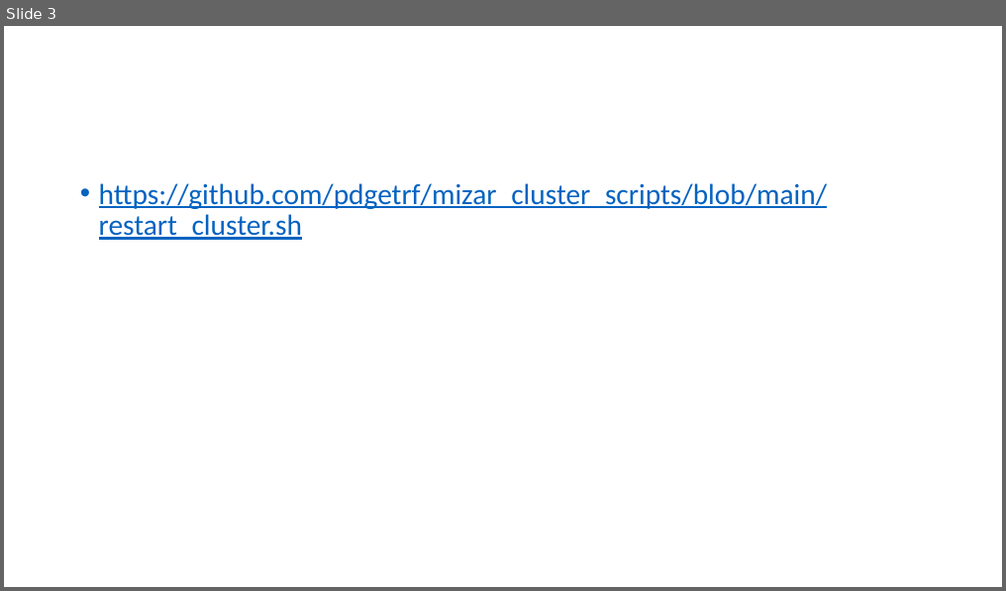
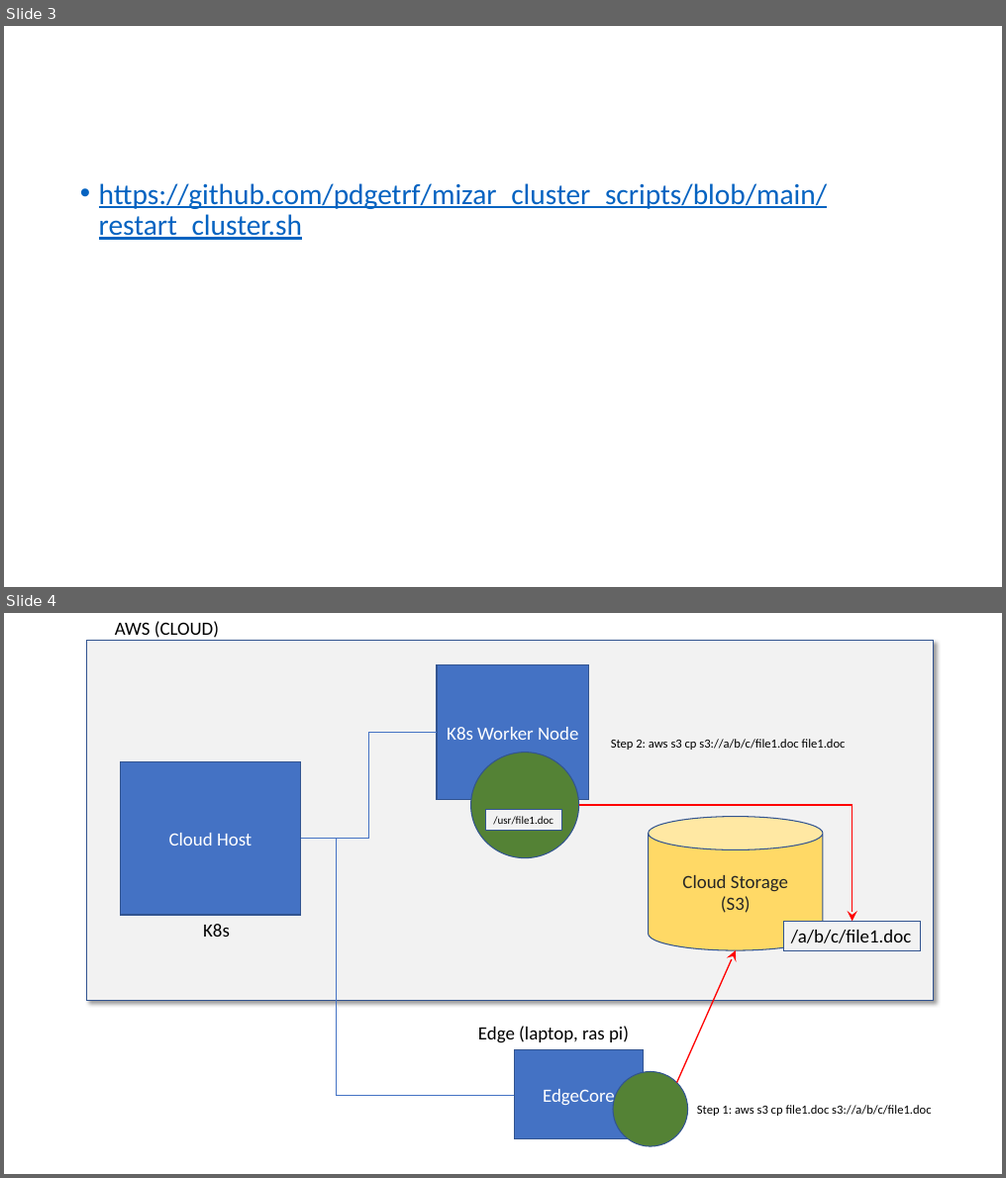
Before and after one commit to pdgetrf/fw_intern_2022, a slide deck: docs/discussion.pptx. Shown one above the other, each under a label of ours: slide 3 before the commit, slides 3 and 4 after it. The pictures are 1006x591 and 1006x1178 pixels, drawn with LibreOffice and Linux fonts; fonts in the diff are those of the drawing. Boxes give left, top, right and bottom in pixels: in the first picture for what was removed or moved away, otherwise in the second. Text is boxed around its words. In the diff, an @@ line names an element or a change of style, - is before the commit and + after.

```diff
--- a/docs/discussion.pptx
+++ b/docs/discussion.pptx
@@ slide 4 added at <box>4,613,1002,1174</box>, background #FFFFFF @@
@@ rectangle added at <box>87,641,934,1001</box>, fill #F2F2F2, outline #325491 1 pt @@
@@ text added at <box>115,621,219,641</box>, 18 pt, text #000000 @@
+AWS (CLOUD)
@@ rectangle added at <box>437,664,589,800</box>, fill #4472C4, outline #325491 1 pt, 18 pt, text #FFFFFF @@
+K8s Worker Node
@@ elbow line added from (301, 839) to (437, 732), #4472C4 0.5 pt @@
@@ ellipse added at <box>471,753,579,859</box>, fill #548235, outline #325491 1 pt @@
@@ text added at <box>611,739,846,750</box>, 12 pt, text #000000 @@
+Step 2: aws s3 cp s3://a/b/c/file1.doc file1.doc
@@ rectangle added at <box>120,761,301,916</box>, fill #4472C4, outline #325491 1 pt, 18 pt, text #FFFFFF @@
+Cloud Host
@@ rectangle added at <box>486,810,562,831</box>, fill #F2F2F2, outline #325491 0.75 pt, 10.5 pt, text #000000 @@
+/usr/file1.doc
@@ elbow arrow added from (579, 805) to (852, 922), #FF0000 1.25 pt @@
@@ cylinder added at <box>648,817,823,951</box>, fill #FFD966, outline #325491 1 pt, 18 pt, text #262626 @@
+Cloud Storage
+(S3)
@@ elbow line added from (301, 839) to (515, 1095), #4472C4 0.5 pt @@
@@ text added at <box>203,924,230,937</box>, 18 pt, text #000000 @@
+K8s
@@ rectangle added at <box>784,922,921,952</box>, fill #F2F2F2, outline #325491 0.75 pt, 18 pt, text #000000 @@
+/a/b/c/file1.doc
@@ arrow added from (677, 1083) to (736, 951), #FF0000 1.25 pt @@
@@ text added at <box>478,1026,629,1044</box>, 18 pt, text #000000 @@
+Edge (laptop, ras pi)
@@ rectangle added at <box>515,1051,645,1140</box>, fill #4472C4, outline #325491 1 pt, 18 pt, text #FFFFFF @@
+EdgeCore
@@ ellipse added at <box>614,1072,688,1147</box>, fill #548235, outline #325491 1 pt @@
@@ text added at <box>697,1105,931,1116</box>, 12 pt, text #000000 @@
+Step 1: aws s3 cp file1.doc s3://a/b/c/file1.doc
```
Also in this commit, not shown: 1 other slide added.
